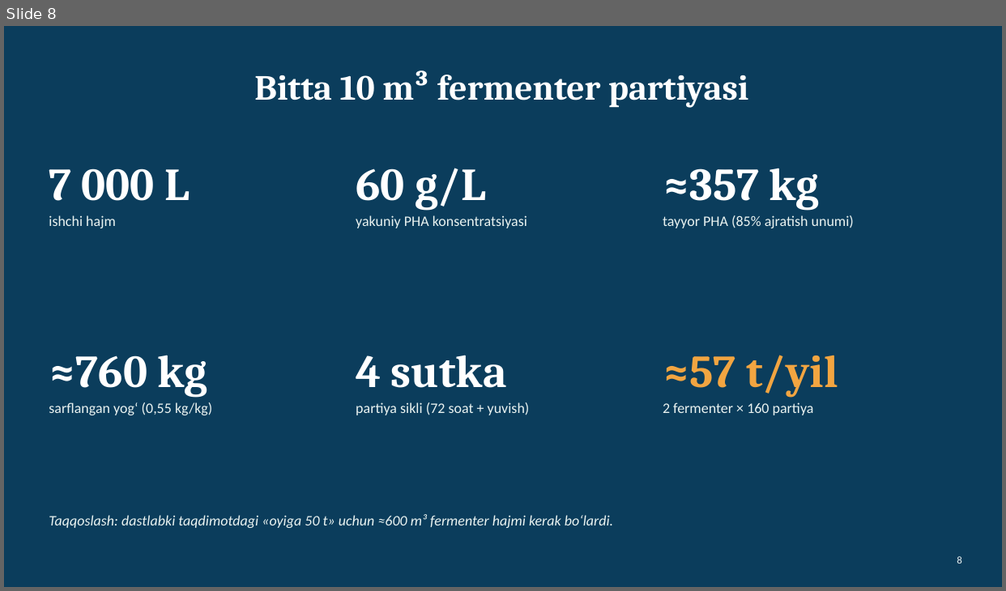
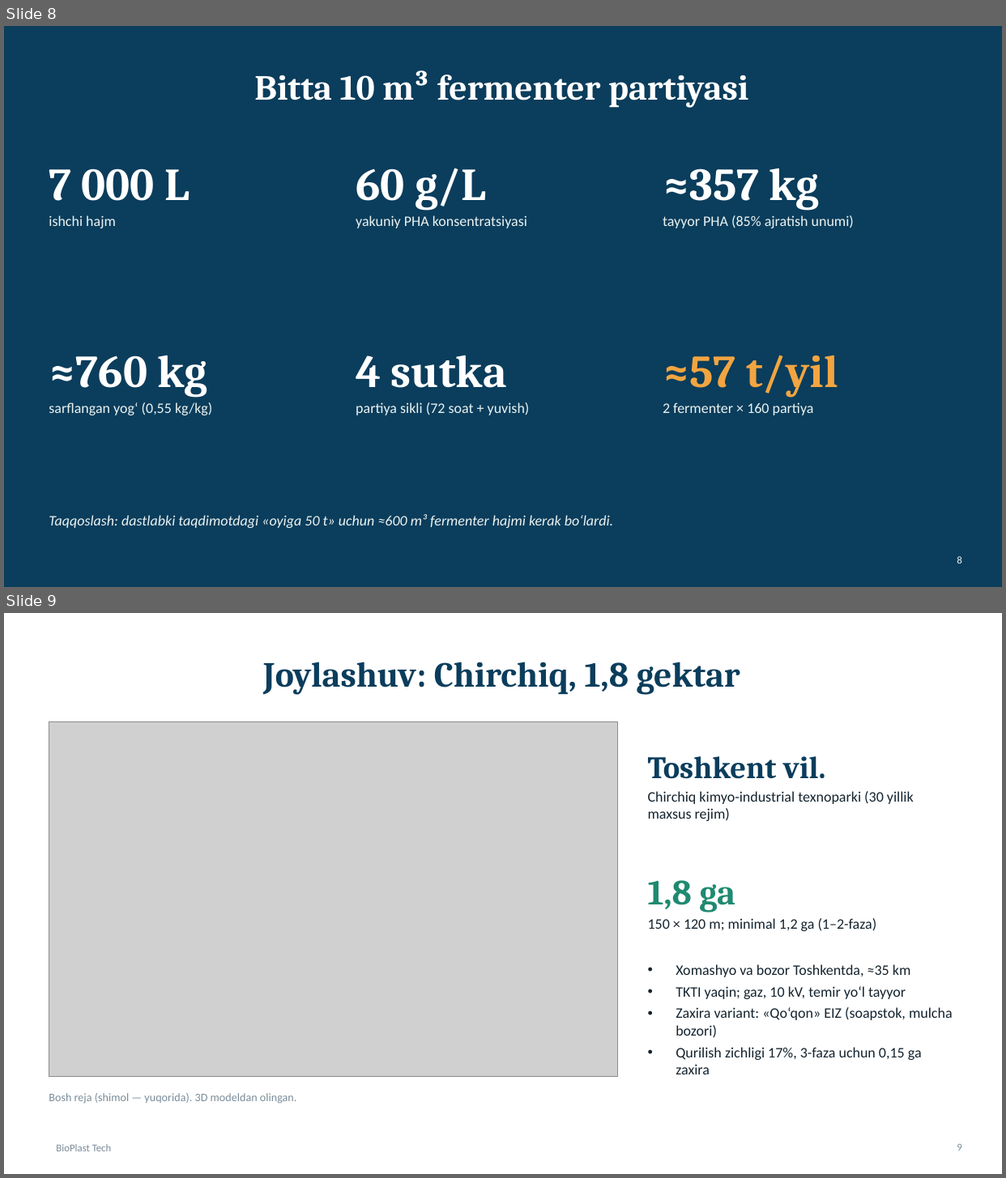
Before and after one commit to gulomovb810-cpu/bbecoplatform.uz, a slide deck: projects/bioplast-tech/BioPlast_Tech_taqdimot.pptx. Shown one above the other, each under a label of ours: slide 8 before the commit, slides 8 and 9 after it. The pictures are 1006x591 and 1006x1178 pixels, drawn with LibreOffice and Linux fonts; fonts in the diff are those of the drawing; grey boxes stand for pictures. Boxes give left, top, right and bottom in pixels: in the first picture for what was removed or moved away, otherwise in the second. Text is boxed around its words. In the diff, an @@ line names an element or a change of style, - is before the commit and + after.

```diff
--- a/projects/bioplast-tech/BioPlast_Tech_taqdimot.pptx
+++ b/projects/bioplast-tech/BioPlast_Tech_taqdimot.pptx
@@ slide 9 added at (x1=4, y1=613, x2=1002, y2=1174), background #FFFFFF @@
@@ title added at (x1=263, y1=662, x2=740, y2=695), 34 pt, text #0B3D5C, bold @@
+Joylashuv: Chirchiq, 1,8 gektar
@@ picture added at (x1=49, y1=722, x2=618, y2=1077) @@
@@ text added at (x1=648, y1=756, x2=826, y2=779), 30 pt, text #0B3D5C, bold @@
+Toshkent vil.
@@ text added at (x1=648, y1=791, x2=914, y2=821), 14 pt, text #14232E @@
+Chirchiq kimyo-industrial texnoparki (30 yillik maxsus rejim)
@@ text added at (x1=648, y1=880, x2=735, y2=913), 34 pt, text #1F8A70, bold @@
+1,8 ga
@@ text added at (x1=648, y1=918, x2=877, y2=931), 14 pt, text #14232E @@
+150 × 120 m; minimal 1,2 ga (1–2-faza)
@@ text added at (x1=675, y1=965, x2=953, y2=1075), 14 pt, text #14232E @@
+• Xomashyo va bozor Toshkentda, ≈35 km
+• TKTI yaqin; gaz, 10 kV, temir yo‘l tayyor
+• Zaxira variant: «Qo‘qon» EIZ (soapstok, mulcha bozori)
+• Qurilish zichligi 17%, 3-faza uchun 0,15 ga zaxira
@@ text added at (x1=49, y1=1093, x2=297, y2=1104), 11 pt, text #7A8C99 @@
+Bosh reja (shimol — yuqorida). 3D modeldan olingan.
@@ text added at (x1=56, y1=1144, x2=112, y2=1152), 10 pt, text #7A8C99 @@
+BioPlast Tech
@@ page number added at (x1=957, y1=1144, x2=961, y2=1151), 10 pt, text #7A8C99 @@
+9
```
Also in this commit, not shown: 2 slides changed, 7 other files.
